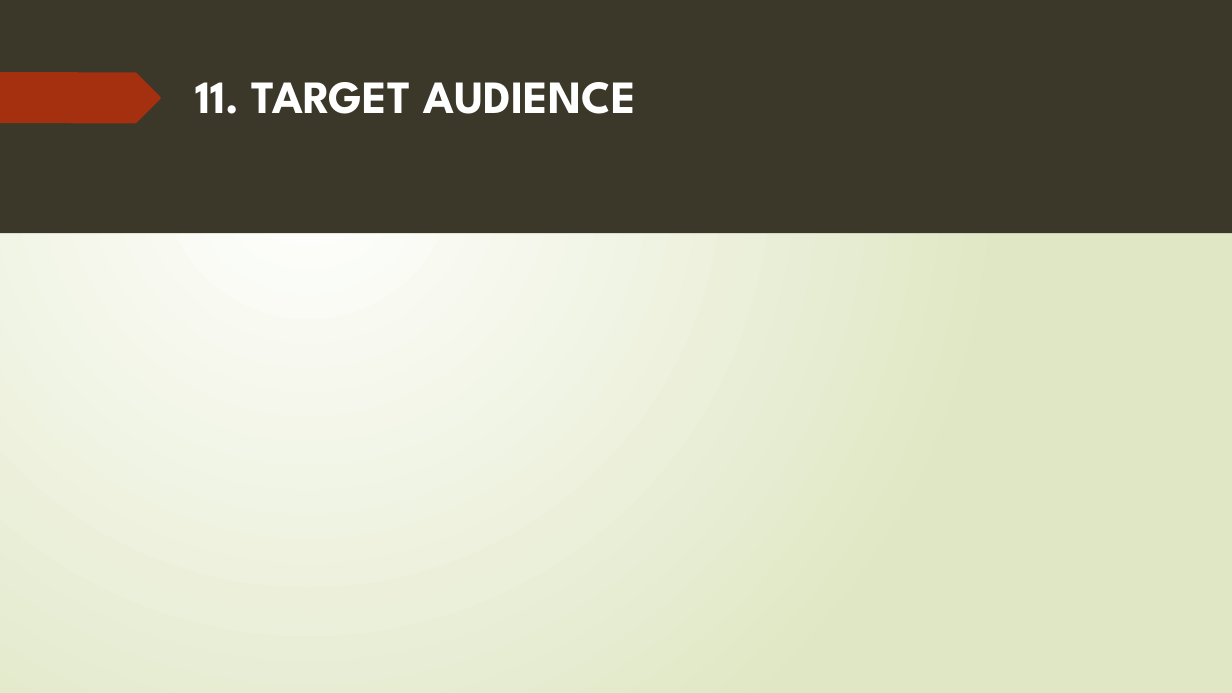
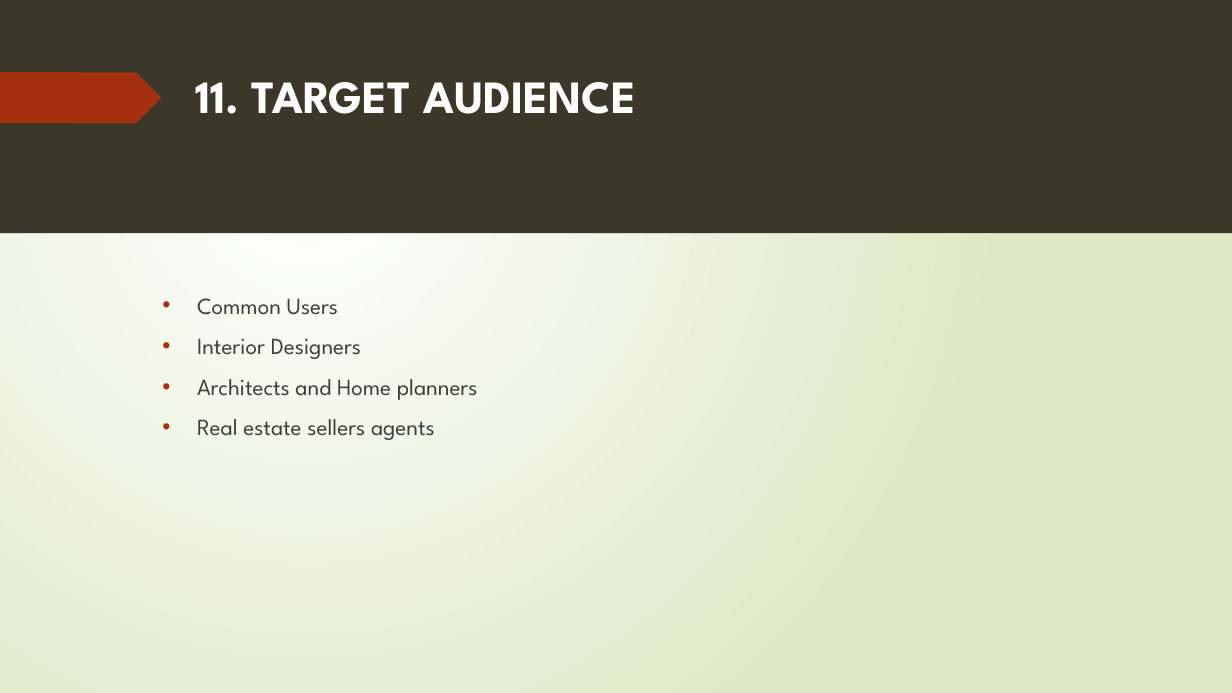
Before and after one commit to 15831944/2d-to-3d, a slide deck: slide 8 of AUTOGENERATION OF 3D MODEL FROM ROOM IMAGES.pptx (slide 14 before the commit). Drawn at 1232x693 pixels with LibreOffice and Linux fonts; fonts in the diff are those of the drawing. Boxes give left, top, right and bottom in pixels: in the first picture for what was removed or moved away, otherwise in the second. Text is boxed around its words. In the diff, an @@ line names an element or a change of style, - is before the commit and + after.

```diff
--- a/AUTOGENERATION OF 3D MODEL FROM ROOM IMAGES.pptx
+++ b/AUTOGENERATION OF 3D MODEL FROM ROOM IMAGES.pptx
@@ text added at [197,298,478,440], 18 pt, text #404040 @@
+• Common Users
+• Interior Designers
+• Architects and Home planners
+• Real estate sellers agents
```
Also in this commit, not shown: 9 other slides changed, 1 slide added.
